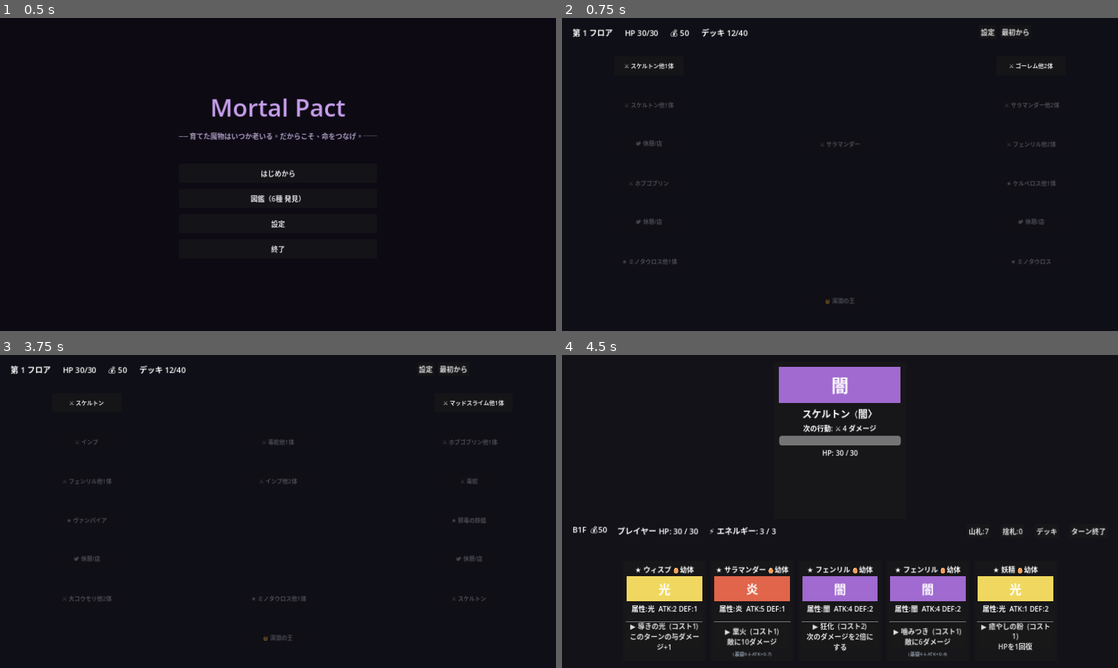
Above: before the commit, frames 1-4 (two rows, left to right).
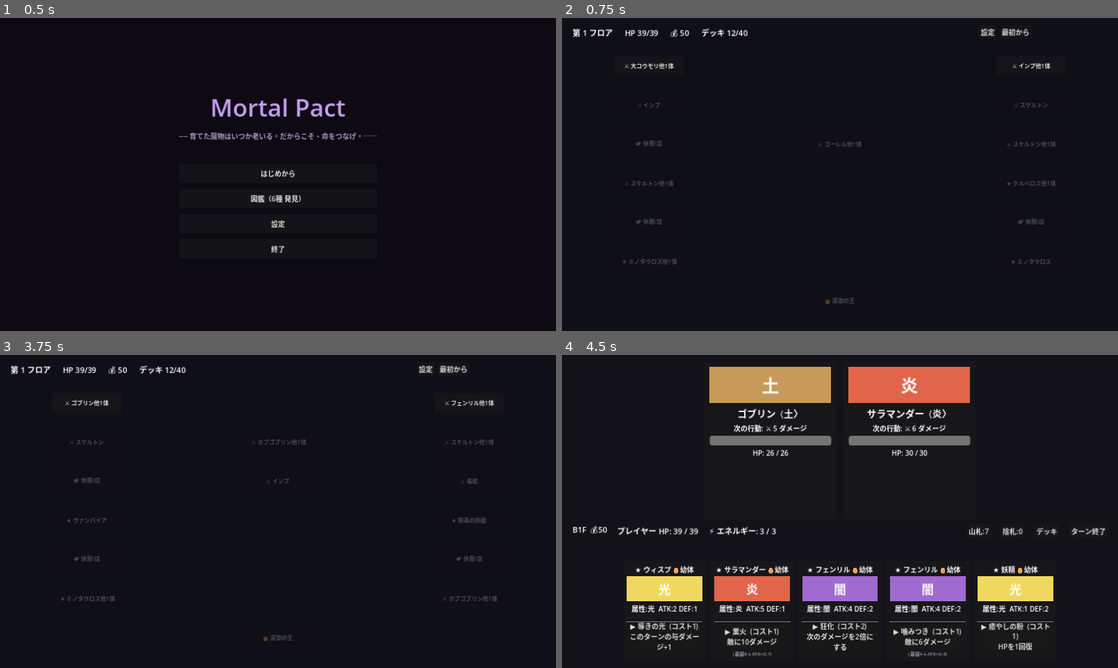
Above: after the commit, the same moments.

Repository: bakery48/mortal-pact
Game: Godot game, scene res://scenes/ui/title.tscn
Two runs of this game, one before a commit and one after it. Both use one fixed random seed, a clock stepped at 60 frames per second and the inputs below.
Inputs (mouse positions are in pixels of both pictures, inside the frame that each line leads up to):
- Up to frame 1 (0.5 s): no input
- Up to frame 2 (0.75 s): click "はじめから" at 0.5 s
- Up to frame 3 (3.75 s): click "設定" at 1.25 s; click "フルスクリーン" at 2 s; click "戻る" at 2.75 s; click "最初から" at 3.5 s
- Up to frame 4 (4.5 s): click (650, 401) at 4.25 s, where only the run before the commit has a clickable "⚔ スケルトン"

Frame 1 is identical in both runs. In frame 2, 0.4% of the frame differs, in the area x 11-90%, y 4-54%; in frame 3, 0.6%; in frame 4, 7.5%, in the area x 20-74%, y 3-58%.

Commit message:
Ease early-game difficulty before first rest
- Raise STARTING_HP 50→65 (effective 30→39 after POWER_SCALE)
- Guarantee at least one rest node in any rest-eligible map row
  (row 2 could previously roll all-zako, pushing first rest to row 4)
- Floor 1 zako groups capped at 1-2 enemies (was 1-3)
- Heal 12% max HP after each won battle to soften attrition

https://claude.ai/code/session_01SGpNd8xjjtE9S1hYpNHnwi

Diff:
--- a/scripts/run_state.gd
+++ b/scripts/run_state.gd
@@ -4,7 +4,7 @@
 ## デッキ・HP・所持金・マップ進行をシーンをまたいで管理する。
 ## デッキはカード実体を保持するため、成長・老化・子孫がバトル間で持続する。
 
-const STARTING_HP := 50
+const STARTING_HP := 65
 const STARTING_GOLD := 50
 const DECK_LIMIT := 40        # デッキ上限（スキルカード枚数）
 const SHOP_CARD_COST := 50
@@ -130,9 +130,19 @@
 	map_rows = []
 	for spec in _MAP_LAYOUT:
 		var count := randi_range(int(spec["count"][0]), int(spec["count"][1]))
+		var types := spec["types"] as Array
 		var row: Array = []
 		for c in range(count):
-			row.append(_make_node(String((spec["types"] as Array).pick_random())))
+			row.append(_make_node(String(types.pick_random())))
+		# 「休憩」が選択肢にある行は、必ず1つは休憩ノードを保証する。
+		if "rest" in types:
+			var has_rest := false
+			for node in row:
+				if int(node["type"]) == NodeType.REST_SHOP:
+					has_rest = true
+					break
+			if not has_rest:
+				row[randi() % row.size()] = _make_node("rest")
 		map_rows.append(row)
 	_connect_rows()
 
@@ -177,10 +187,11 @@
 		_:
 			return _rest_node()
 
-## 雑魚ノードの敵編成（1〜3体）。
+## 雑魚ノードの敵編成。序盤フロアは数を抑える（floor1:1〜2体 / floor2以降:1〜3体）。
 func _zako_group() -> Array:
+	var max_count := 2 if current_floor <= 1 else 3
 	var group: Array = []
-	for i in range(randi_range(1, 3)):
+	for i in range(randi_range(1, max_count)):
 		group.append(EnemyDatabase.random_zako())
 	return group
 
@@ -290,6 +301,8 @@
 func on_battle_won(hp: int) -> void:
 	# デッキ（モンスター）の成長・消滅・合体は戦闘中に直接反映済み。HPと報酬のみ処理。
 	player_hp = hp
+	# 勝利ごとに少し回復（休憩まで遠い序盤の消耗を緩和）。
+	player_hp = mini(player_max_hp, player_hp + roundi(player_max_hp * 0.12))
 	if current_encounter.has("gold"):
 		gold += int(current_encounter["gold"])
 	get_tree().change_scene_to_file(SCENE_REWARD)
